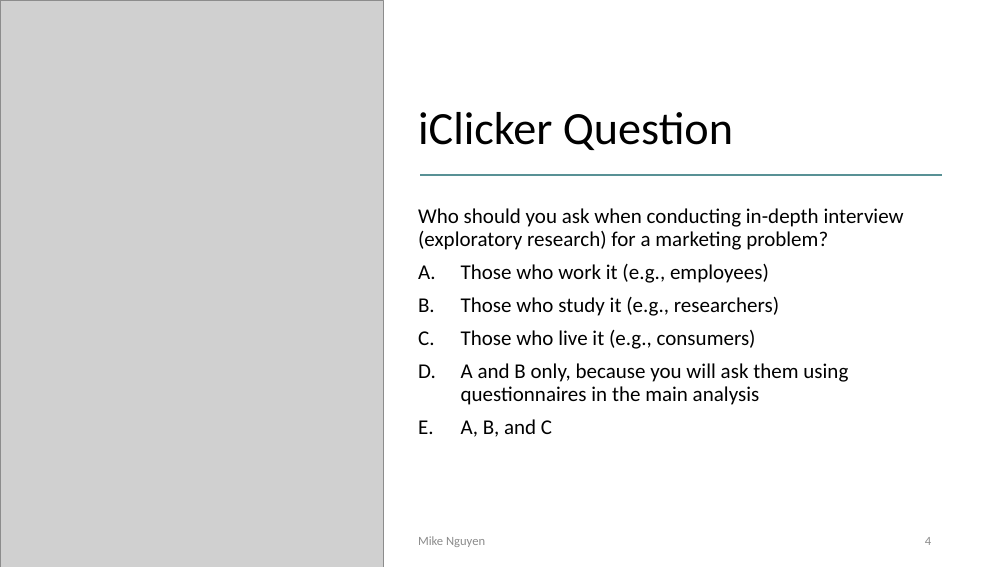
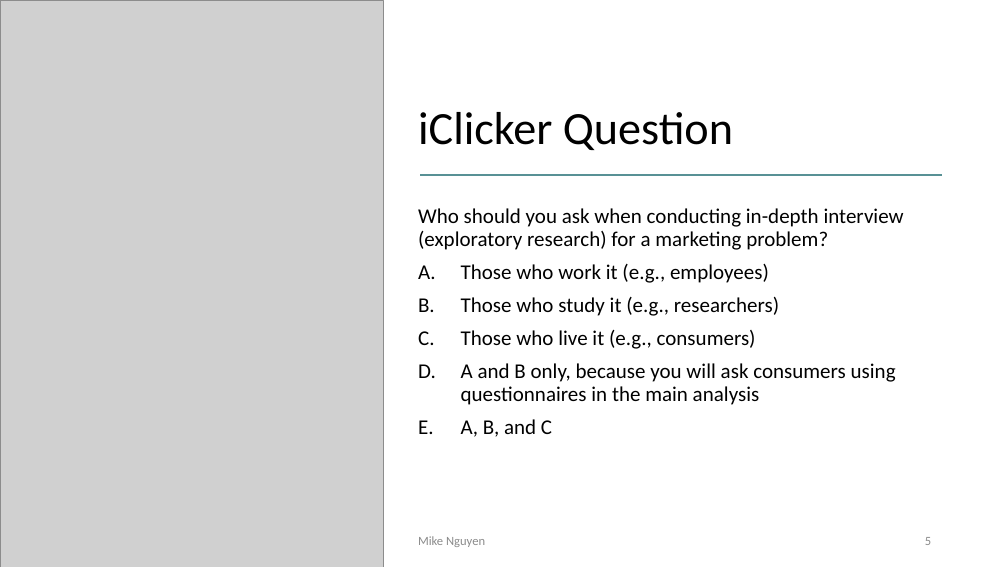
Before and after one commit to mikenguyen13/mar4050_S22, a slide deck: slide 5 of lectures/3/1_Research Design.pptx (slide 4 before the commit). Drawn at 1008x567 pixels with LibreOffice and Linux fonts; fonts in the diff are those of the drawing; grey boxes stand for pictures. Boxes give left, top, right and bottom in pixels: in the first picture for what was removed or moved away, otherwise in the second. Text is boxed around its words. In the diff, an @@ line names an element or a change of style, - is before the commit and + after.

```diff
--- a/lectures/3/1_Research Design.pptx
+++ b/lectures/3/1_Research Design.pptx
@@ text at [461,363,896,405]: text changed @@
-D. A and B only, because you will ask them using questionnaires in the main analysis
+D. A and B only, because you will ask consumers using questionnaires in the main analysis
@@ page number at [925,537,931,545]: text changed @@
-4
+5
```
Also in this commit, not shown: 5 other slides changed, 1 slide added, 4 other files.
